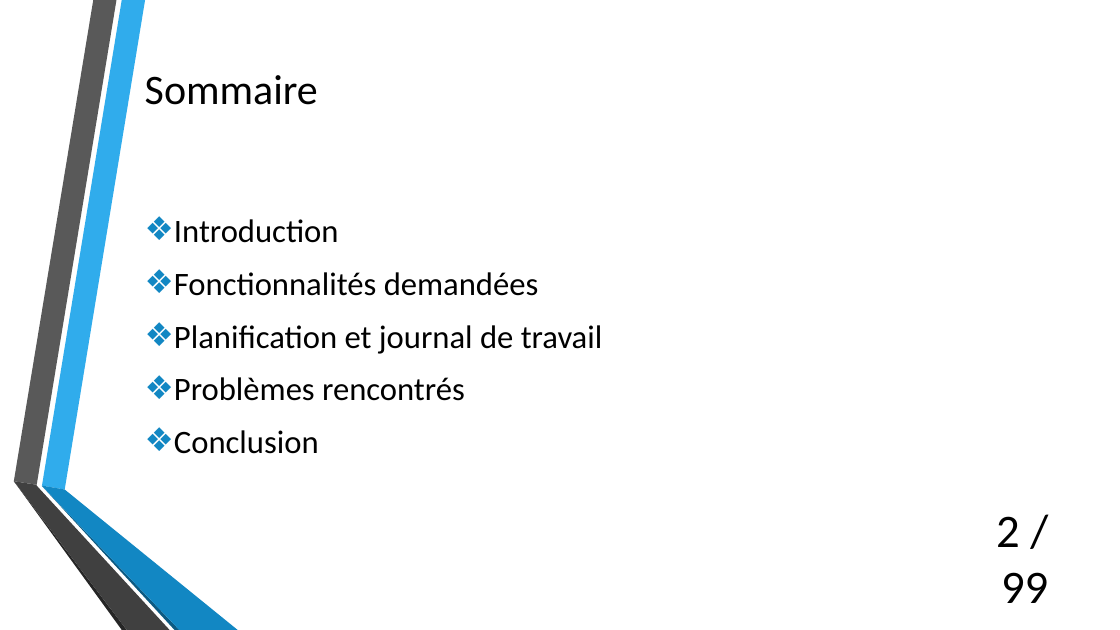
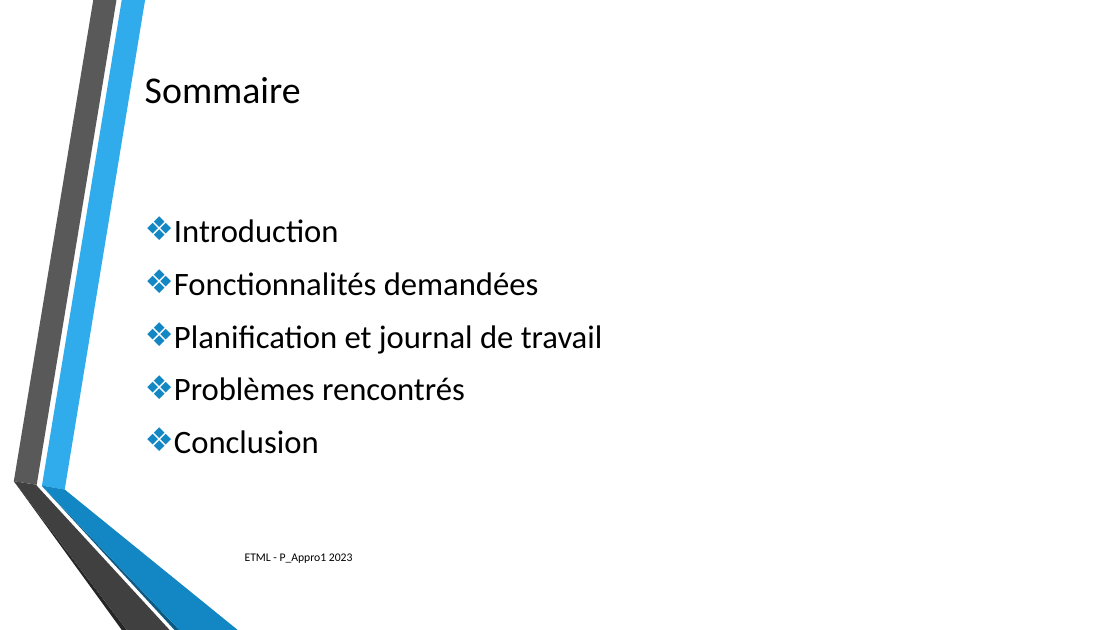
Before and after one commit to SylvainPhilipona/Recuperation-des-AutoEvaluations, a slide deck: slide 2 of CDC-rapport-jdt/Presentation/Presentation_philipona.pptx. Drawn at 1120x630 pixels with LibreOffice and Linux fonts; fonts in the diff are those of the drawing; background and template pictures are left out. Boxes give left, top, right and bottom in pixels: in the first picture for what was removed or moved away, otherwise in the second. Text is boxed around its words. In the diff, an @@ line names an element or a change of style, - is before the commit and + after.

```diff
--- a/CDC-rapport-jdt/Presentation/Presentation_philipona.pptx
+++ b/CDC-rapport-jdt/Presentation/Presentation_philipona.pptx
@@ title "Sommaire" at [145,77,301,104]: size 36 to 32.4 pt @@
@@ page number removed at [996,516,1048,603] @@
-2 / 99
@@ text added at [245,553,353,563], 10 pt, text #000000 @@
+ETML - P_Appro1 2023
```
Also in this commit, not shown: 7 other slides changed, 1 slide added, 1 slide removed, 2 other files.
